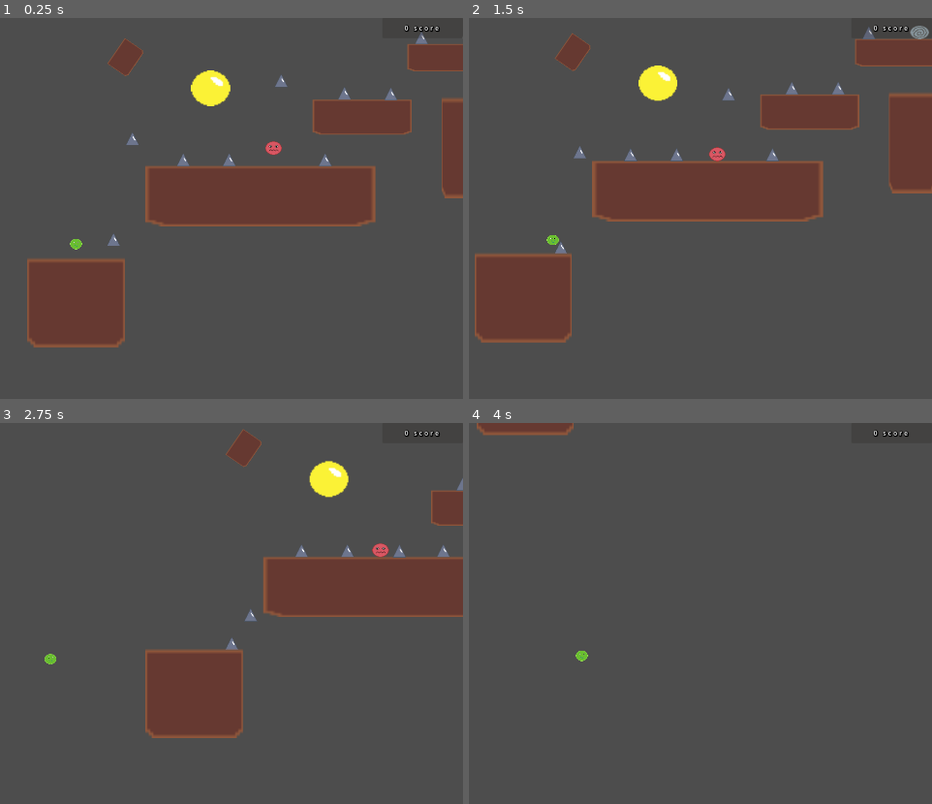
Above: before the commit, frames 1-4 (two rows, left to right).
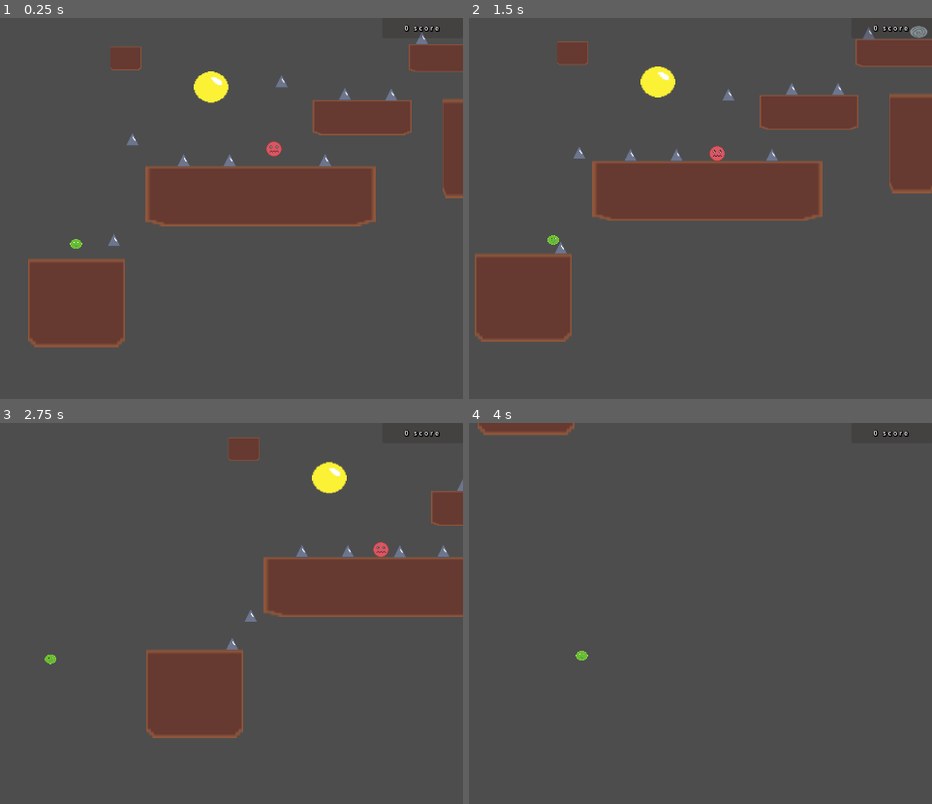
Above: after the commit, the same moments.

Repository: BogdanVereshchak/DrawToPlay
Game: Godot game, scene res://Main.tscn
Same seed, same stepped clock (60 frames per second), same inputs: the game is played once before the commit and once after it.
Inputs:
- Up to frame 1 (0.25 s): no input
- Up to frame 2 (1.5 s): hold D (right) from 0.53 s (still down); tap Shift (dash) at 0.6, 1.35 s; tap Space (jump) at 0.77 s
- Up to frame 3 (2.75 s): tap Space (jump) at 1.52 s; release D (right) at 2.03 s; hold A (left) from 2.03 s (still down); tap Shift (dash) at 2.1 s
- Up to frame 4 (4 s): release A (left) at 2.78 s; hold D (right) from 2.78 s (still down); tap Shift (dash) at 2.85, 3.6 s; tap Space (jump) at 3.02, 3.77 s

The runs differ from the first frame. In frame 1, 0.8% of the frame differs, in the area x 5-100%, y 4-87%; in frame 2, 0.9%, in the area x 2-100%, y 2-86%; in frame 3, 0.6%; in frame 4, less than 0.1%.

Commit message:
Created executable file to click and play functionality

Diff:
--- a/LevelBuilder.gd
+++ b/LevelBuilder.gd
@@ -1,7 +1,7 @@
 @tool
 extends Node2D
 
-const LEVEL_DATA_PATH = "res://level_data.json"
+var level_data_path = ""
 
 @export var platform_scene: PackedScene
 @export var spike_scene: PackedScene
@@ -23,14 +23,23 @@
 }
 
 func _ready():
+	# Отримуємо шлях до папки, де лежить EXE файл гри
+	var exe_dir = OS.get_executable_path().get_base_dir()
+
+	# Якщо ми в редакторі, шлях трохи інший (res://), але для EXE це важливо
+	if OS.has_feature("editor"):
+		level_data_path = ProjectSettings.globalize_path("res://level_data.json")
+	else:
+		# У збірці шукаємо файл поруч з EXE
+		level_data_path = exe_dir + "/level_data.json"
 	load_level()
 
 func load_level():
-	if not FileAccess.file_exists(LEVEL_DATA_PATH):
+	if not FileAccess.file_exists(level_data_path):
 		print("Помилка: Файл рівня не знайдено.")
 		return
 
-	var file = FileAccess.open(LEVEL_DATA_PATH, FileAccess.READ)
+	var file = FileAccess.open(level_data_path, FileAccess.READ)
 	var json = JSON.new()
 	var error = json.parse(file.get_as_text())
 
--- a/level_data.json
+++ b/level_data.json
@@ -5,175 +5,289 @@
     },
     "objects": [
         {
-            "type": "box",
-            "x": 135,
-            "y": 750,
-            "width": 241,
-            "height": 234,
-            "rotation": 0.0,
-            "debug_info": "neutral, v=4, circ=0.70"
+            "type": "enemy",
+            "x": 641,
+            "y": 342,
+            "width": 39,
+            "height": 38,
+            "rotation": 0.0,
+            "debug_rect": [
+                529,
+                275,
+                34,
+                33
+            ],
+            "debug_info": "red, v=6, circ=0.81"
+        },
+        {
+            "type": "coin",
+            "x": 470,
+            "y": 221,
+            "width": 86,
+            "height": 77,
+            "rotation": 0.0,
+            "debug_rect": [
+                364,
+                156,
+                74,
+                66
+            ],
+            "debug_info": "yellow, v=8, circ=0.05"
         },
         {
             "type": "player_start",
             "x": 135,
             "y": 578,
-            "width": 30,
-            "height": 26,
-            "rotation": 0.0,
-            "debug_info": "green, v=6, circ=0.85"
-        },
-        {
-            "type": "spikes",
-            "x": 228,
-            "y": 571,
-            "width": 60,
-            "height": 82,
-            "rotation": 0.0,
-            "debug_info": "yellow, v=3, circ=0.60"
-        },
-        {
-            "type": "platform",
-            "x": 592,
+            "width": 29,
+            "height": 24,
+            "rotation": 0.0,
+            "debug_rect": [
+                103,
+                482,
+                25,
+                21
+            ],
+            "debug_info": "green, v=7, circ=0.86"
+        },
+        {
+            "type": "finish",
+            "x": 1117,
+            "y": 97,
+            "width": 45,
+            "height": 30,
+            "rotation": 0.0,
+            "debug_rect": [
+                932,
+                70,
+                39,
+                26
+            ],
+            "debug_info": "blue, v=7, circ=0.75"
+        },
+        {
+            "type": "box",
+            "x": 136,
+            "y": 750,
+            "width": 240,
+            "height": 233,
+            "rotation": 0.0,
+            "debug_rect": [
+                14,
+                540,
+                205,
+                199
+            ],
+            "debug_info": "neutral, v=4, circ=0.70"
+        },
+        {
+            "type": "spikes",
+            "x": 229,
+            "y": 572,
+            "width": 59,
+            "height": 81,
+            "rotation": 0.0,
+            "debug_rect": [
+                170,
+                453,
+                51,
+                69
+            ],
+            "debug_info": "neutral, v=3, circ=0.57"
+        },
+        {
+            "type": "platform",
+            "x": 593,
             "y": 487,
-            "width": 572,
-            "height": 159,
-            "rotation": 0.0,
+            "width": 571,
+            "height": 158,
+            "rotation": 0.0,
+            "debug_rect": [
+                262,
+                348,
+                487,
+                135
+            ],
             "debug_info": "neutral, v=4, circ=0.46"
         },
         {
             "type": "spikes",
-            "x": 515,
+            "x": 516,
+            "y": 389,
+            "width": 51,
+            "height": 52,
+            "rotation": 0.0,
+            "debug_rect": [
+                418,
+                309,
+                44,
+                45
+            ],
+            "debug_info": "neutral, v=5, circ=0.43"
+        },
+        {
+            "type": "spikes",
+            "x": 753,
             "y": 388,
-            "width": 52,
-            "height": 54,
-            "rotation": 0.0,
-            "debug_info": "neutral, v=5, circ=0.44"
-        },
-        {
-            "type": "spikes",
-            "x": 753,
-            "y": 387,
-            "width": 50,
-            "height": 57,
-            "rotation": 0.0,
-            "debug_info": "neutral, v=3, circ=0.50"
-        },
-        {
-            "type": "spikes",
-            "x": 401,
-            "y": 381,
+            "width": 49,
+            "height": 55,
+            "rotation": 0.0,
+            "debug_rect": [
+                621,
+                307,
+                42,
+                47
+            ],
+            "debug_info": "neutral, v=4, circ=0.47"
+        },
+        {
+            "type": "spikes",
+            "x": 402,
+            "y": 382,
+            "width": 54,
+            "height": 61,
+            "rotation": 0.0,
+            "debug_rect": [
+                320,
+                300,
+                46,
+                52
+            ],
+            "debug_info": "neutral, v=4, circ=0.57"
+        },
+        {
+            "type": "spikes",
+            "x": 275,
+            "y": 322,
+            "width": 63,
+            "height": 48,
+            "rotation": 0.0,
+            "debug_rect": [
+                208,
+                254,
+                54,
+                41
+            ],
+            "debug_info": "neutral, v=3, circ=0.61"
+        },
+        {
+            "type": "platform",
+            "x": 845,
+            "y": 294,
+            "width": 246,
+            "height": 92,
+            "rotation": 0.0,
+            "debug_rect": [
+                615,
+                211,
+                210,
+                79
+            ],
+            "debug_info": "neutral, v=4, circ=0.59"
+        },
+        {
+            "type": "platform",
+            "x": 1100,
+            "y": 366,
+            "width": 112,
+            "height": 262,
+            "rotation": 0.0,
+            "debug_rect": [
+                889,
+                200,
+                96,
+                224
+            ],
+            "debug_info": "neutral, v=4, circ=0.58"
+        },
+        {
+            "type": "spikes",
+            "x": 802,
+            "y": 222,
             "width": 55,
-            "height": 60,
-            "rotation": 0.0,
-            "debug_info": "neutral, v=4, circ=0.59"
-        },
-        {
-            "type": "enemy",
-            "x": 640,
-            "y": 340,
-            "width": 41,
-            "height": 34,
-            "rotation": 0.0,
-            "debug_info": "red, v=6, circ=0.82"
-        },
-        {
-            "type": "spikes",
-            "x": 275,
-            "y": 321,
-            "width": 64,
-            "height": 48,
-            "rotation": 0.0,
-            "debug_info": "neutral, v=3, circ=0.61"
-        },
-        {
-            "type": "platform",
-            "x": 845,
-            "y": 293,
-            "width": 246,
-            "height": 93,
-            "rotation": 0.0,
-            "debug_info": "neutral, v=4, circ=0.58"
-        },
-        {
-            "type": "platform",
-            "x": 1099,
-            "y": 365,
-            "width": 114,
-            "height": 264,
-            "rotation": 0.0,
-            "debug_info": "green, v=4, circ=0.59"
-        },
-        {
-            "type": "spikes",
-            "x": 801,
-            "y": 221,
-            "width": 55,
-            "height": 56,
-            "rotation": 0.0,
+            "height": 55,
+            "rotation": 0.0,
+            "debug_rect": [
+                660,
+                166,
+                47,
+                47
+            ],
             "debug_info": "neutral, v=3, circ=0.57"
         },
         {
             "type": "spikes",
-            "x": 916,
-            "y": 210,
+            "x": 917,
+            "y": 211,
             "width": 66,
-            "height": 60,
-            "rotation": 0.0,
-            "debug_info": "yellow, v=3, circ=0.68"
-        },
-        {
-            "type": "coin",
-            "x": 469,
-            "y": 224,
-            "width": 97,
-            "height": 88,
-            "rotation": 0.0,
-            "debug_info": "yellow, v=8, circ=0.04"
-        },
-        {
-            "type": "spikes",
-            "x": 644,
-            "y": 177,
-            "width": 68,
-            "height": 64,
-            "rotation": 0.0,
-            "debug_info": "yellow, v=3, circ=0.60"
-        },
-        {
-            "type": "platform",
-            "x": 257,
+            "height": 58,
+            "rotation": 0.0,
+            "debug_rect": [
+                753,
+                155,
+                57,
+                50
+            ],
+            "debug_info": "neutral, v=3, circ=0.66"
+        },
+        {
+            "type": "spikes",
+            "x": 645,
+            "y": 178,
+            "width": 66,
+            "height": 63,
+            "rotation": 0.0,
+            "debug_rect": [
+                521,
+                125,
+                57,
+                54
+            ],
+            "debug_info": "neutral, v=3, circ=0.59"
+        },
+        {
+            "type": "platform",
+            "x": 258,
+            "y": 148,
+            "width": 77,
+            "height": 62,
+            "rotation": 0.0,
+            "debug_rect": [
+                187,
+                100,
+                66,
+                53
+            ],
+            "debug_info": "neutral, v=6, circ=0.44"
+        },
+        {
+            "type": "platform",
+            "x": 1063,
             "y": 147,
-            "width": 77,
-            "height": 63,
-            "rotation": 55.437477111816406,
-            "debug_info": "yellow, v=4, circ=0.48"
-        },
-        {
-            "type": "platform",
-            "x": 1062,
-            "y": 146,
-            "width": 209,
-            "height": 72,
-            "rotation": 0.0,
+            "width": 206,
+            "height": 73,
+            "rotation": 0.0,
+            "debug_rect": [
+                818,
+                94,
+                176,
+                63
+            ],
             "debug_info": "neutral, v=5, circ=0.46"
         },
         {
-            "type": "finish",
-            "x": 1118,
-            "y": 98,
-            "width": 48,
-            "height": 34,
-            "rotation": 0.0,
-            "debug_info": "blue, v=6, circ=0.83"
-        },
-        {
-            "type": "spikes",
-            "x": 992,
-            "y": 87,
-            "width": 47,
-            "height": 42,
-            "rotation": 0.0,
-            "debug_info": "neutral, v=3, circ=0.54"
+            "type": "spikes",
+            "x": 993,
+            "y": 88,
+            "width": 45,
+            "height": 43,
+            "rotation": 0.0,
+            "debug_rect": [
+                827,
+                57,
+                39,
+                37
+            ],
+            "debug_info": "neutral, v=3, circ=0.51"
         }
     ]
 }
Not shown, added: export_presets.cfg
Binary file removed: level_draw.jpg
Not shown, changed: .gitignore
Not shown, added: Game.console.exe
Not shown, added: Game.exe
Not shown, added: Game.pck
Not shown, added: LevelMakerLauncher.exe
Not shown, added: LevelMakerLauncher.spec
Not shown, changed: LevelScanner.py
